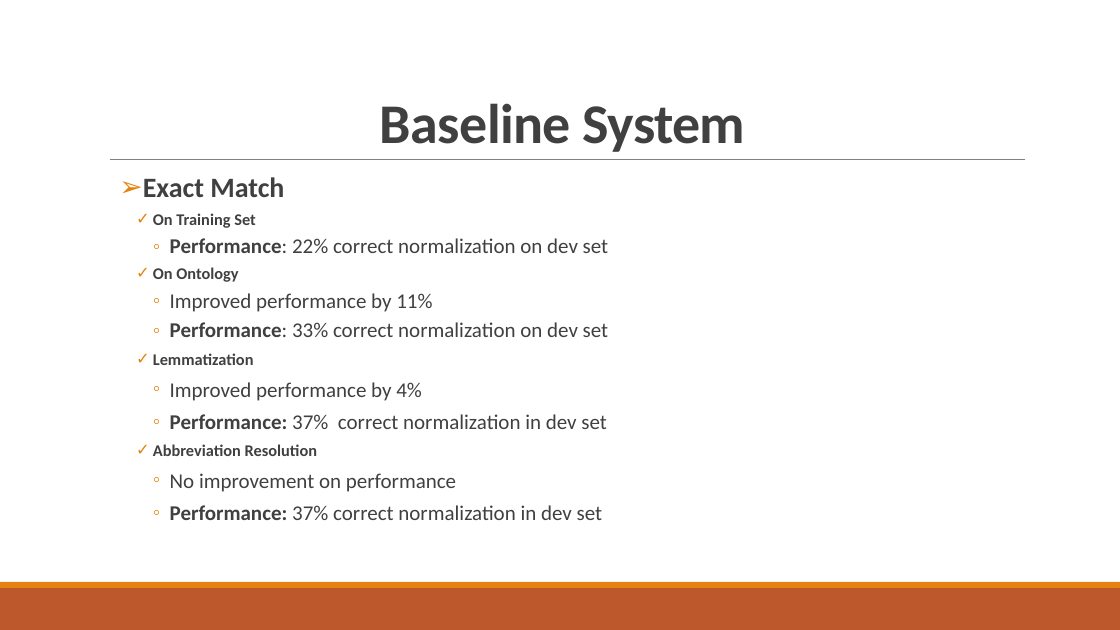
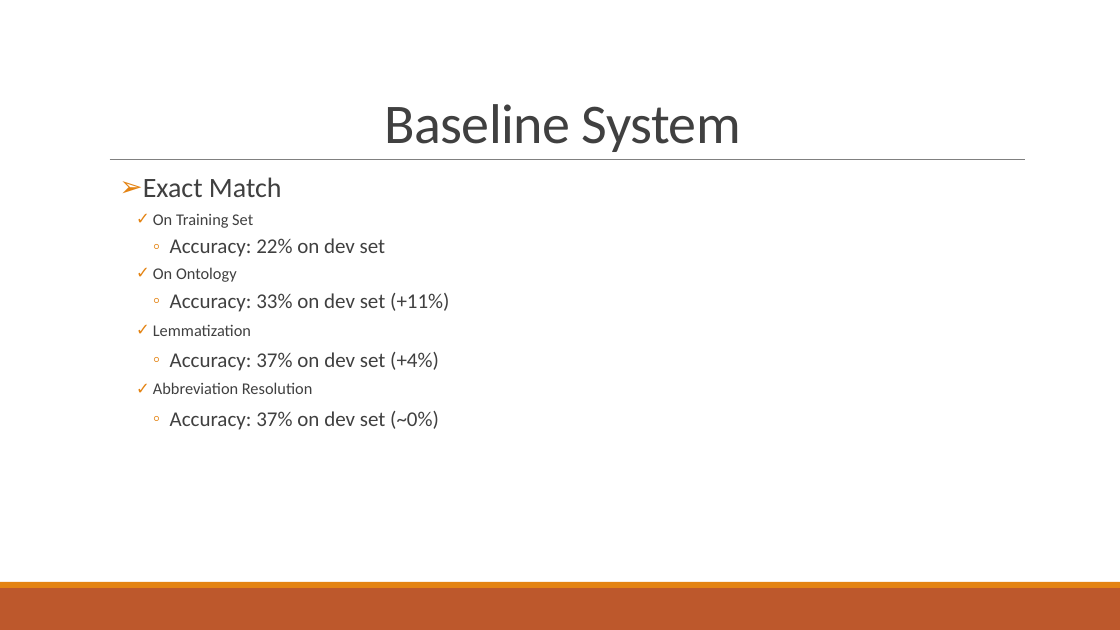
Before and after one commit to abdullahyldz/Cmpe493TermProject, a slide deck: slide 3 of Presentation/Final Presentation/Final Presentation.pptx. Drawn at 1120x630 pixels with LibreOffice and Linux fonts; fonts in the diff are those of the drawing. Boxes give left, top, right and bottom in pixels: in the first picture for what was removed or moved away, otherwise in the second. Text is boxed around its words. In the diff, an @@ line names an element or a change of style, - is before the commit and + after.

```diff
--- a/Presentation/Final Presentation/Final Presentation.pptx
+++ b/Presentation/Final Presentation/Final Presentation.pptx
@@ title "Baseline System" at box(385, 104, 741, 152): bold off @@
@@ text at box(143, 177, 312, 394): bold off in "Exact Match", "On Training Set", "On Ontology", "Lemmatization" and 1 more places @@
@@ text at box(170, 238, 386, 257): text changed @@
-      ◦ Performance: 22% correct normalization on dev set
+      ◦ Accuracy: 22% on dev set
@@ text at box(170, 293, 449, 312): text changed @@
-      ◦ Improved performance by 11%
-      ◦ Performance: 33% correct normalization on dev set
+      ◦ Accuracy: 33% on dev set (+11%)
@@ text at box(170, 352, 439, 371): text changed @@
-      ◦ Improved performance by 4%
-      ◦ Performance: 37% correct normalization in dev set
+      ◦ Accuracy: 37% on dev set (+4%)
@@ text at box(170, 411, 439, 430): text changed @@
-      ◦ No improvement on performance
-      ◦ Performance: 37% correct normalization in dev set
+      ◦ Accuracy: 37% on dev set (~0%)
```
Also in this commit, not shown: 19 other slides changed, 1 slide added, 1 slide removed.
